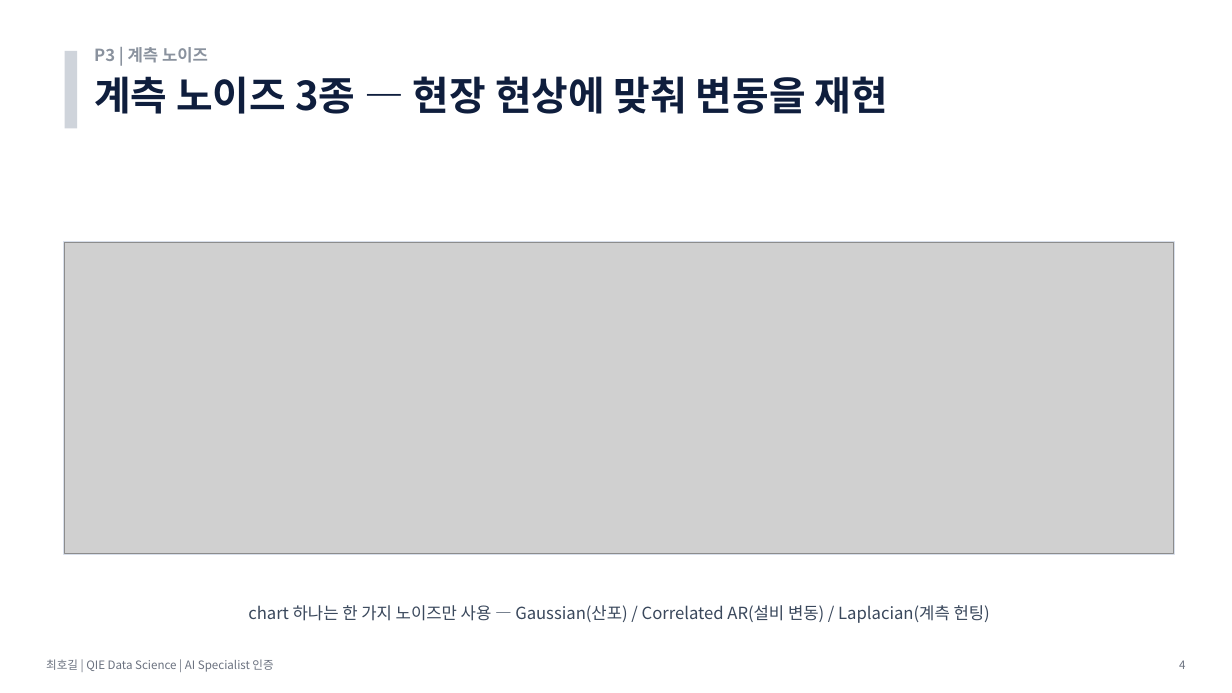
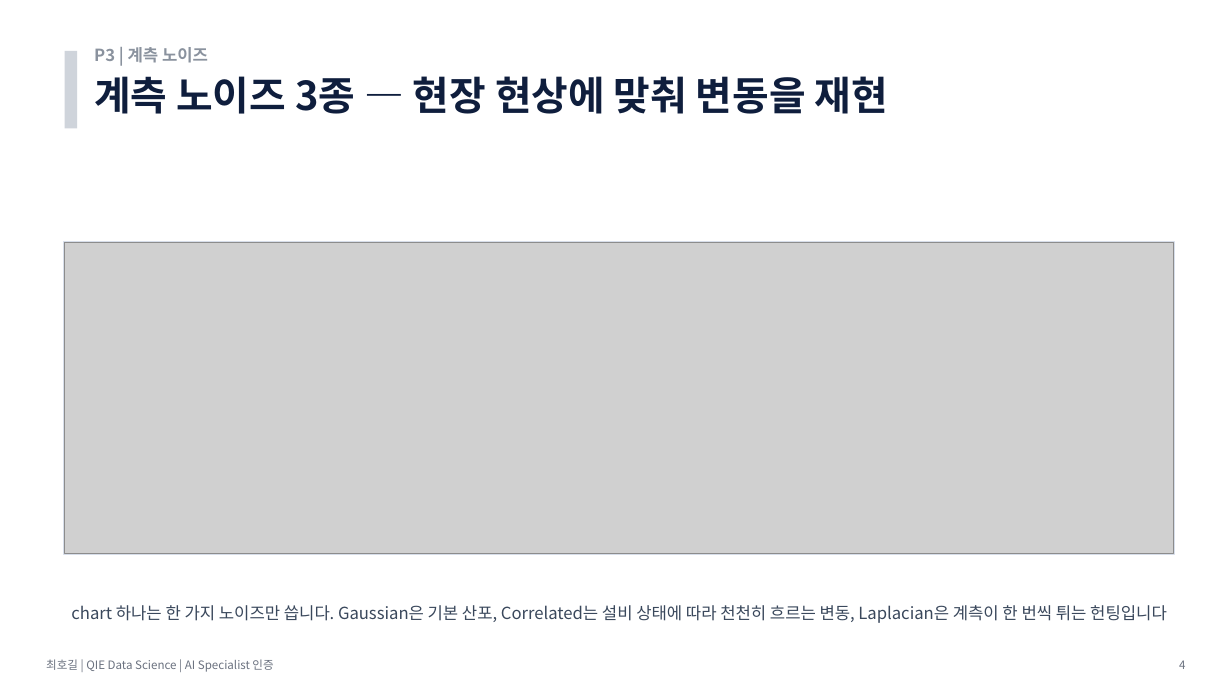
Before and after one commit to hogil/fbm_paper, a slide deck: slide 4 of recommendation/presentation/발표_P3_데이터생성_최호길.pptx. Drawn at 1232x693 pixels with LibreOffice and Linux fonts; fonts in the diff are those of the drawing; grey boxes stand for pictures. Boxes give left, top, right and bottom in pixels: in the first picture for what was removed or moved away, otherwise in the second. Text is boxed around its words. In the diff, an @@ line names an element or a change of style, - is before the commit and + after.

```diff
--- a/recommendation/presentation/발표_P3_데이터생성_최호길.pptx
+++ b/recommendation/presentation/발표_P3_데이터생성_최호길.pptx
@@ text at (71,605,1167,623): text changed @@
-chart 하나는 한 가지 노이즈만 사용 — Gaussian(산포) / Correlated AR(설비 변동) / Laplacian(계측 헌팅)
+chart 하나는 한 가지 노이즈만 씁니다. Gaussian은 기본 산포, Correlated는 설비 상태에 따라 천천히 흐르는 변동, Laplacian은 계측이 한 번씩 튀는 헌팅입니다
```
Also in this commit, not shown: 6 other slides changed, 1 slide added, 1 other file.
